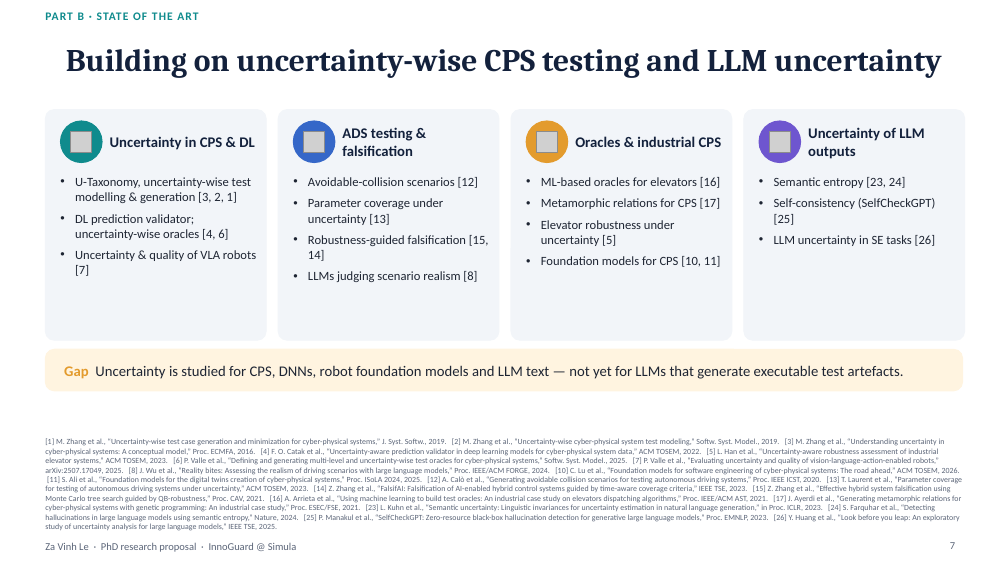
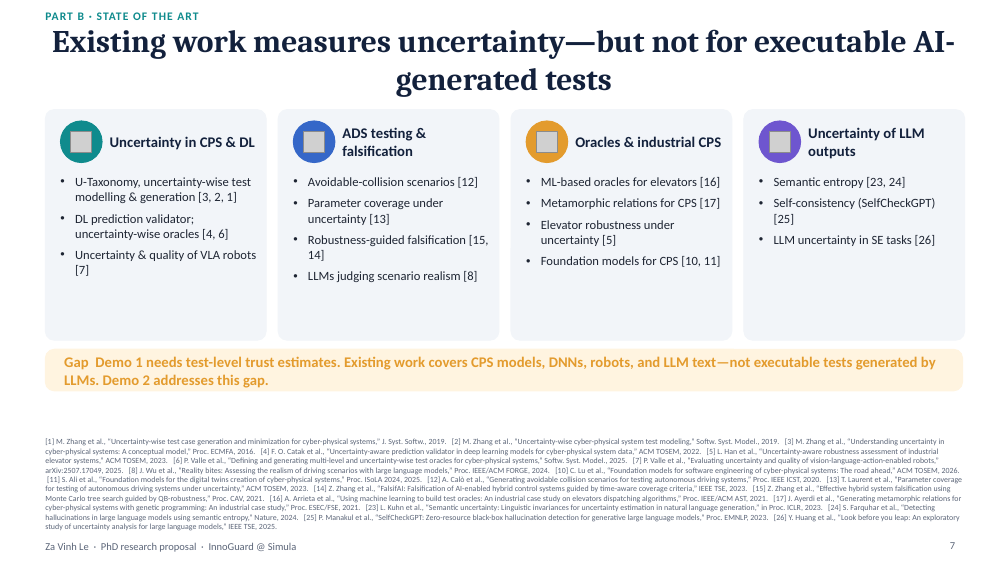
Before and after one commit to zavinhle/uq-testgen, a slide deck: slide 7 of deck/v2.pptx. Drawn at 1008x567 pixels with LibreOffice and Linux fonts; fonts in the diff are those of the drawing; grey boxes stand for pictures. Boxes give left, top, right and bottom in pixels: in the first picture for what was removed or moved away, otherwise in the second. Text is boxed around its words. In the diff, an @@ line names an element or a change of style, - is before the commit and + after.

```diff
--- a/deck/v2.pptx
+++ b/deck/v2.pptx
@@ title at box(52, 29, 956, 97): text changed @@
-Building on uncertainty-wise CPS testing and LLM uncertainty
+Existing work measures uncertainty—but not for executable AI-generated tests
@@ text at box(64, 356, 936, 388): text changed; text colour #1E2533 to #E39B2D; bold on @@
-Gap Uncertainty is studied for CPS, DNNs, robot foundation models and LLM text — not yet for LLMs that generate executable test artefacts.
+Gap Demo 1 needs test-level trust estimates. Existing work covers CPS models, DNNs, robots, and LLM text—not executable tests generated by LLMs. Demo 2 addresses this gap.
```
Also in this commit, not shown: 12 other slides changed, 32 other files.
